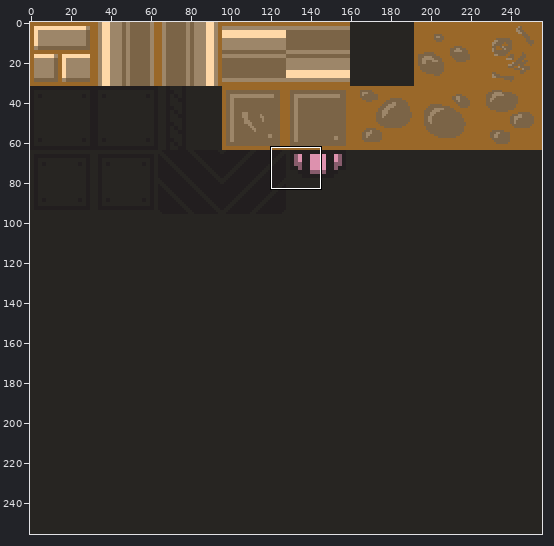
Sprite sheet, stored at assets/tile.png. The first picture is a wide view before the edit; the outline marks the close-up.
Close-up. Before:
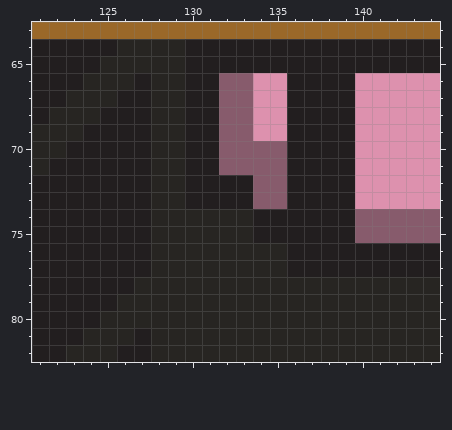
The file is 256x256 pixels. Colours within 5 levels of each other are drawn and written as one. Shown: x 121..144, y 63..82. The commit also changed other parts of the picture, which this record leaves out.
After the commit:
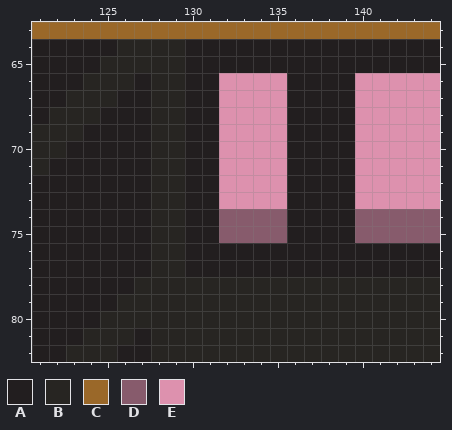
Palette (. is transparent): A #221e1f  B #272522  C #9a6829  D #875b6c  E #dd91ae
Edits made:
@@ x 128..137 @@
 65 BBAAAAAAAA
-66 BBAADDEEAA
-67 BBAADDEEAA
-68 BBAADDEEAA
-69 BBAADDEEAA
-70 BBAADDDDAA
-71 BBAADDDDAA
-72 BBAAAADDAA
-73 BBAAAADDAA
-74 BBBBBBAAAA
-75 BBBBBBAAAA
-76 BBBBBBBBAA
-77 BBBBBBBBAA
+66 BBAAEEEEAA
+67 BBAAEEEEAA
+68 BBAAEEEEAA
+69 BBAAEEEEAA
+70 BBAAEEEEAA
+71 BBAAEEEEAA
+72 BBAAEEEEAA
+73 BBAAEEEEAA
+74 BBAADDDDAA
+75 BBAADDDDAA
+76 BBAAAAAAAA
+77 BBAAAAAAAA
 78 BBBBBBBBBB
Where, in picture pixels (left, top, right, bottom), the same in both close-ups:
changed: (185, 73, 287, 277)
